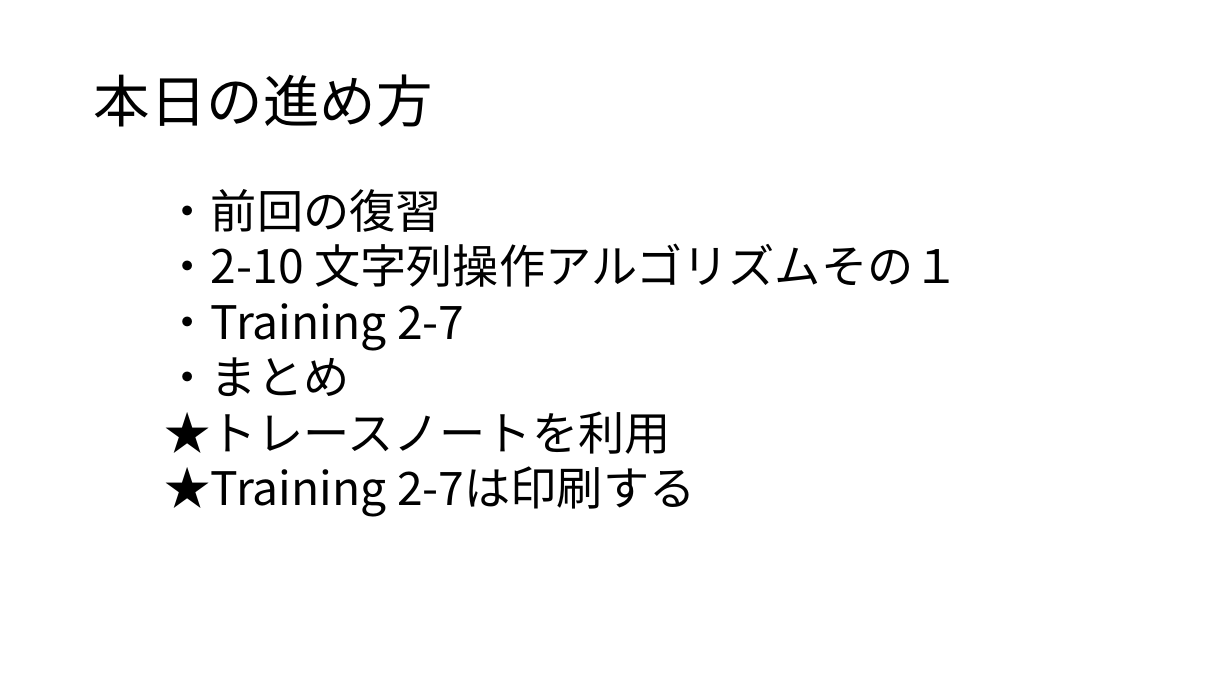
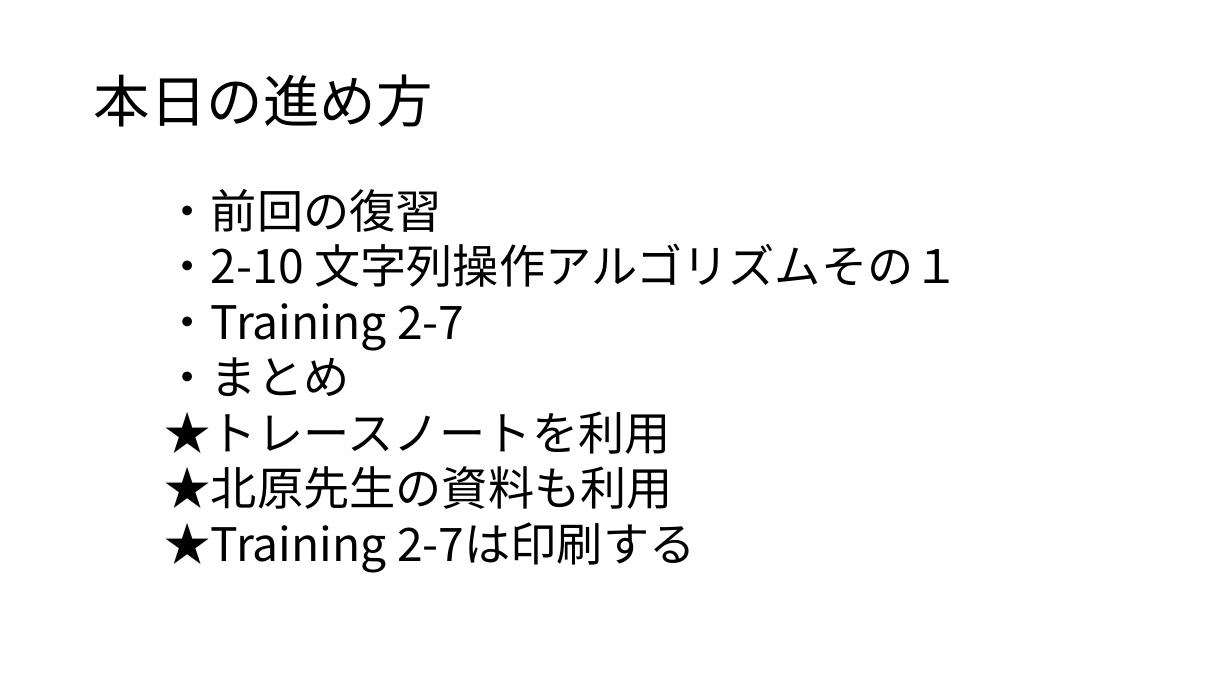
Before and after one commit to masakage/algorithm_datastructure, a slide deck: slide 2 of doc/第2回文字列操作アルゴリズム.pptx. Drawn at 1232x693 pixels with LibreOffice and Linux fonts; fonts in the diff are those of the drawing. Boxes give left, top, right and bottom in pixels: in the first picture for what was removed or moved away, otherwise in the second. Text is boxed around its words. In the diff, an @@ line names an element or a change of style, - is before the commit and + after.

Commit message:
modified

```diff
--- a/doc/第2回文字列操作アルゴリズム.pptx
+++ b/doc/第2回文字列操作アルゴリズム.pptx
@@ text at box(165, 466, 673, 509): paragraph added @@
+★北原先生の資料も利用
```
